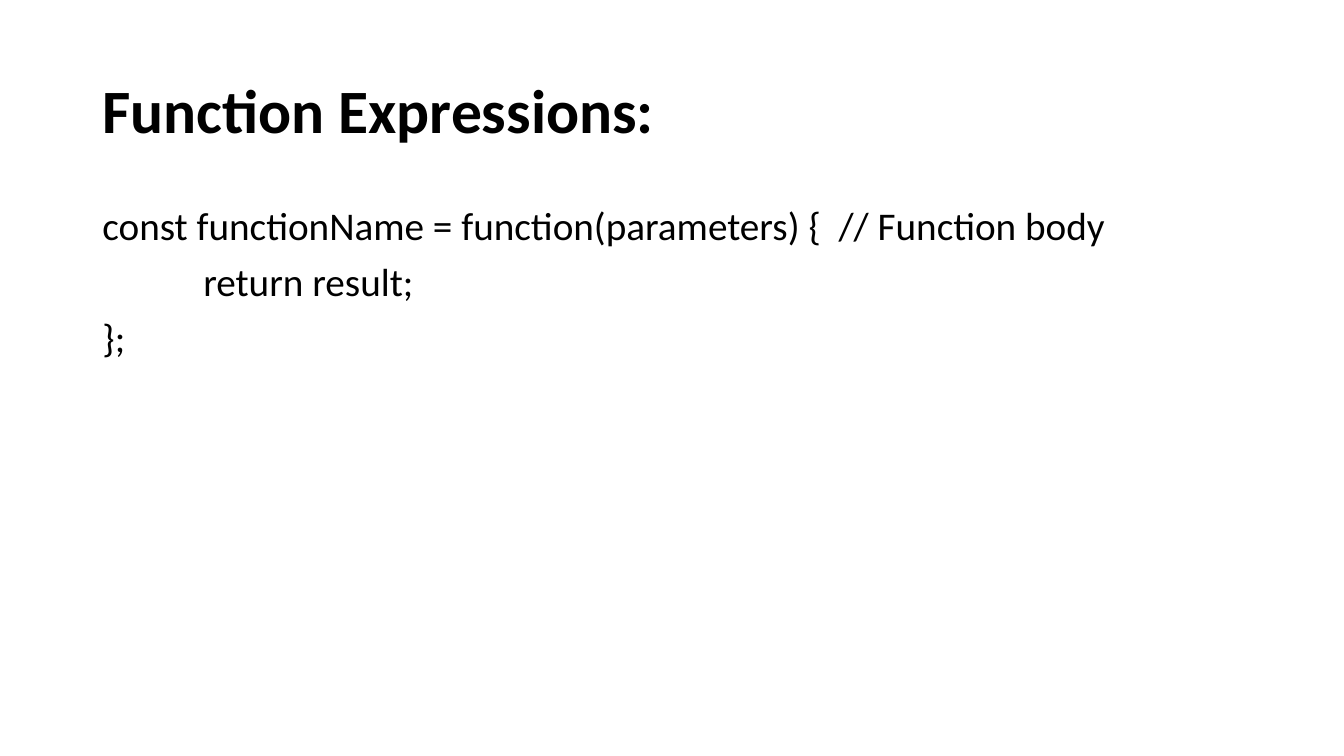
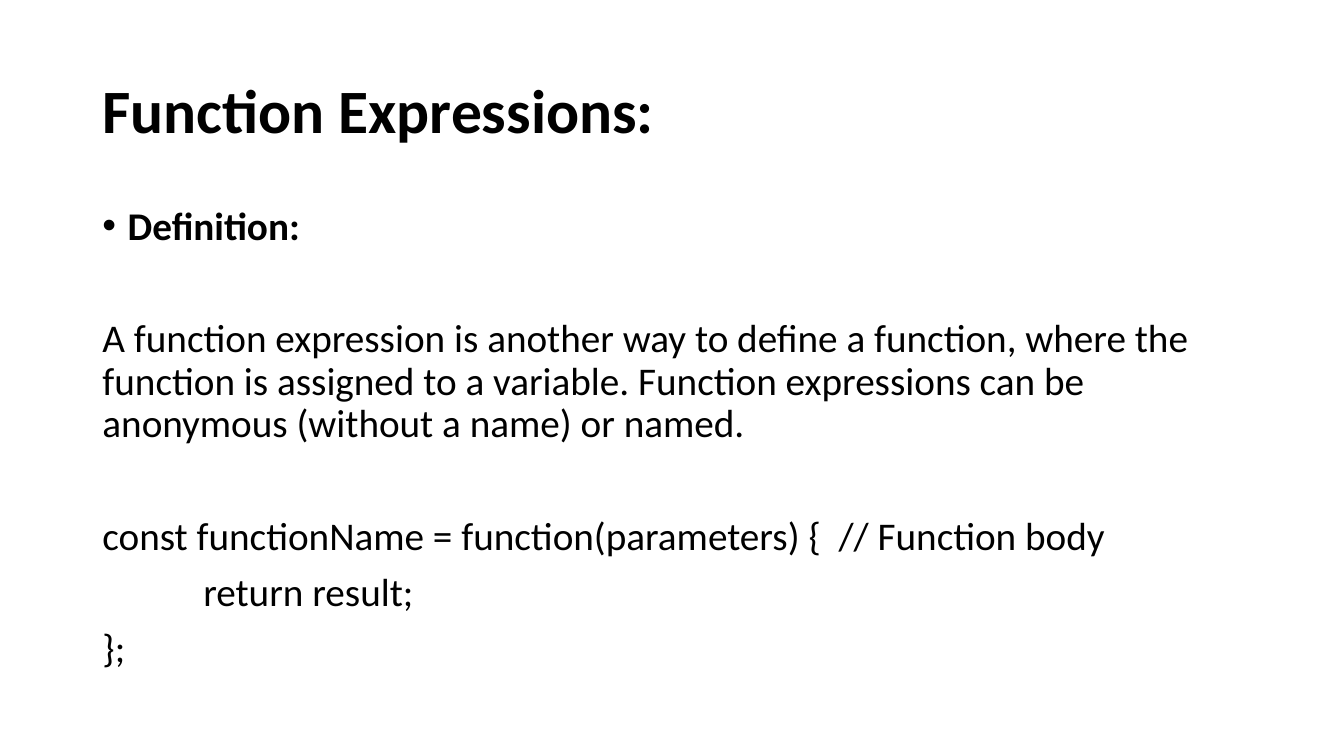
Before and after one commit to SethLK/JavaScript-Wizard-Course-for-Beginners, a slide deck: slide 27 of JavaScript Master Course for Beginners.pptx. Drawn at 1344x756 pixels with LibreOffice and Linux fonts; fonts in the diff are those of the drawing. Boxes give left, top, right and bottom in pixels: in the first picture for what was removed or moved away, otherwise in the second. Text is boxed around its words. In the diff, an @@ line names an element or a change of style, - is before the commit and + after.

Commit message:
Update

```diff
--- a/JavaScript Master Course for Beginners.pptx
+++ b/JavaScript Master Course for Beginners.pptx
@@ text at bbox=[102, 212, 1188, 444]: paragraphs added @@
+• Definition:
+A function expression is another way to define a function, where the function is assigned to a variable. Function expressions can be anonymous (without a name) or named.
```
Also in this commit, not shown: 2 other slides changed, 13 slides added.
